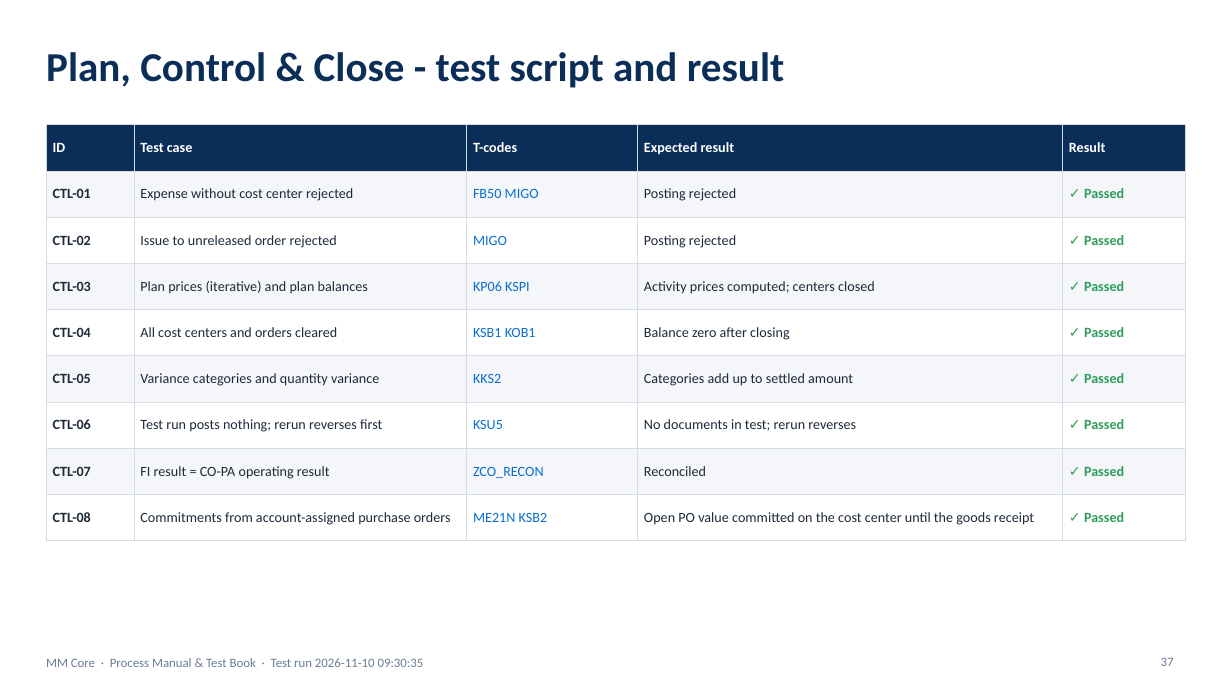
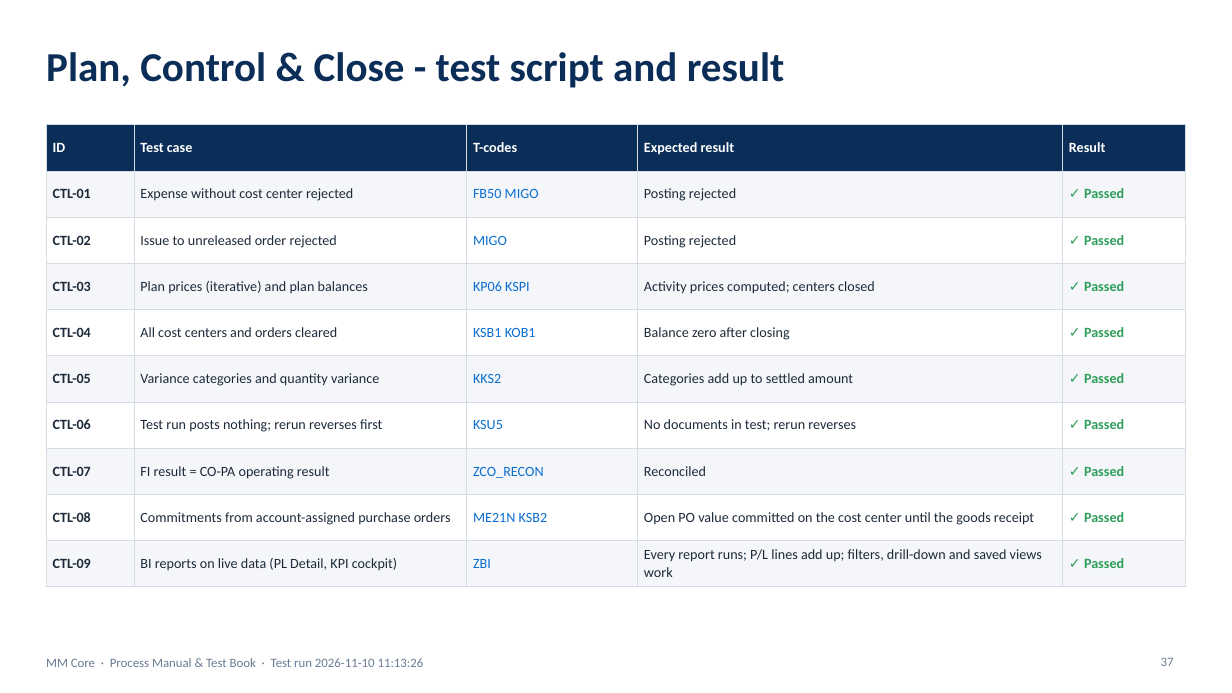
Before and after one commit to coolman1984/AI, a slide deck: slide 37 of web/static/manuals/MM_Core_Process_Test_Book.pptx. Drawn at 1232x693 pixels with LibreOffice and Linux fonts; fonts in the diff are those of the drawing. Boxes give left, top, right and bottom in pixels: in the first picture for what was removed or moved away, otherwise in the second. Text is boxed around its words. In the diff, an @@ line names an element or a change of style, - is before the commit and + after.

```diff
--- a/web/static/manuals/MM_Core_Process_Test_Book.pptx
+++ b/web/static/manuals/MM_Core_Process_Test_Book.pptx
@@ table at [46, 125, 1186, 581] @@
+row 10: CTL-09 | BI reports on live data (PL Detail, KPI cockpit) | ZBI | Every report runs; P/L lines add up; filters, drill-down and saved views work | ✓ Passed
@@ text at [46, 658, 424, 667]: text changed @@
-MM Core · Process Manual & Test Book · Test run 2026-11-10 09:30:35
+MM Core · Process Manual & Test Book · Test run 2026-11-10 11:13:26
```
Also in this commit, not shown: 37 other slides changed, 26 other files.
